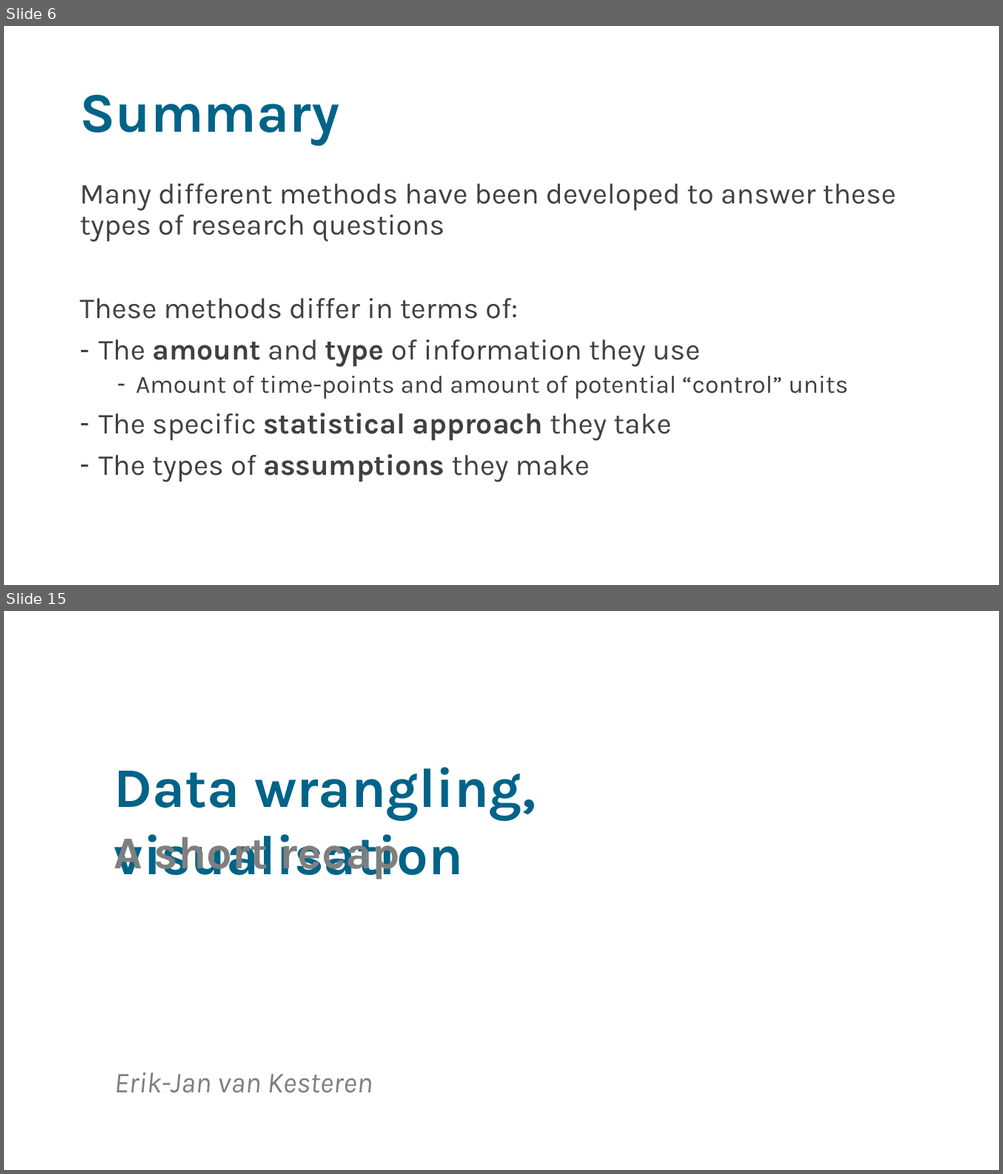
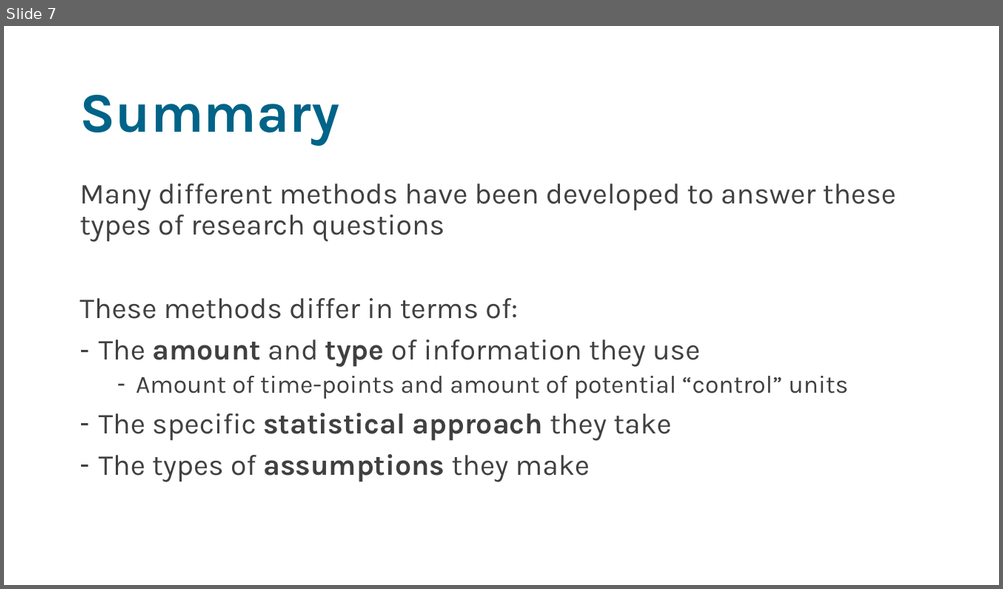
Before and after one commit to sodascience/workshop_causal_impact_assessment, a slide deck: lectures/05_discussion/discussion.pptx. Shown one above the other, each under a label of ours: slides 6 and 15 before the commit, slide 7 after it; the slides between them are not shown. The pictures are 1003x1174 and 1003x589 pixels, drawn with LibreOffice and Linux fonts; fonts in the diff are those of the drawing. Boxes give left, top, right and bottom in pixels: in the first picture for what was removed or moved away, otherwise in the second. Text is boxed around its words. In the diff, an @@ line names an element or a change of style, - is before the commit and + after.

```diff
--- a/lectures/05_discussion/discussion.pptx
+++ b/lectures/05_discussion/discussion.pptx
@@ slide 15 removed at (x1=4, y1=611, x2=999, y2=1170), background #FFFFFF @@
@@ text removed at (x1=114, y1=767, x2=535, y2=880) @@
-Data wrangling, visualisation
@@ text removed at (x1=114, y1=834, x2=401, y2=880) @@
-A short recap
@@ text removed at (x1=114, y1=1073, x2=372, y2=1093) @@
-Erik-Jan van Kesteren
@@ what was slide 6 is now slide 7 @@
```
Also in this commit, not shown: 4 slides changed, 6 slides added, 30 other slides removed, 2 other files.
